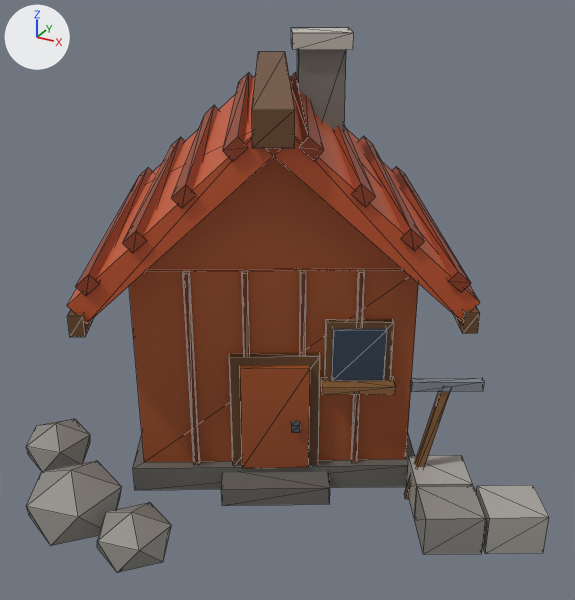
What one commit did to the glTF model art/models/building_5.glb.
The view is the same before and after, from a 50 mm lens placed at (0.612, -1.066, 0.755), pointed at (0.056, -0.056, 0.25). Lighting does not change. The marker at upper left points along +X, +Y and +Z. The first picture is the older version. Mesh edges are drawn as thin lines. Vertices at exactly the same position are counted once.

Names of what the first picture shows: 'building_5'.
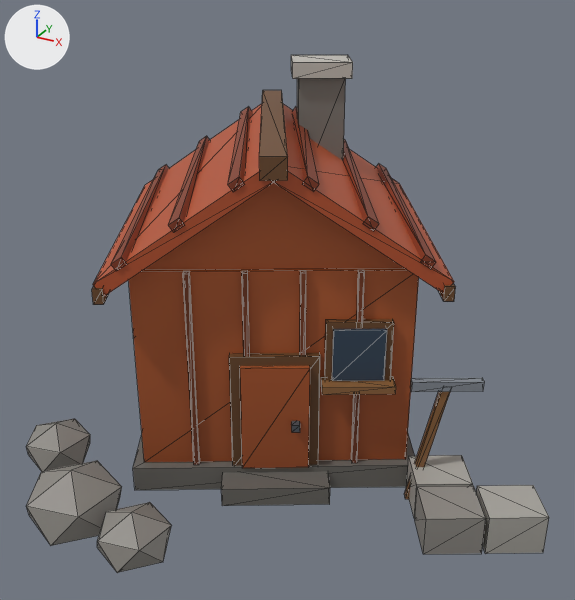
Pixel boxes (x1, y1, x2, y2) of what changed, in the pictures (575 x 600 px; the box of a moved part takes in the faces that stretch with it):
'building_5', reshaped: before (26, 27, 549, 573); after (26, 55, 549, 573)
part 1 of me_building_5, moved or reshaped: before (291, 27, 354, 50); after (291, 55, 353, 79)
part 2 of me_building_5, rebuilt (14% narrower, 22% shorter): before (269, 76, 480, 320); after (273, 104, 454, 294)
part 3 of me_building_5, rebuilt (32% narrower, 17% shorter): before (123, 137, 185, 253); after (168, 136, 210, 232)
part 4 of me_building_5, rebuilt (24% narrower, 17% shorter): before (392, 166, 471, 293); after (376, 164, 436, 269)
part 5 of me_building_5, rebuilt: before (453, 307, 480, 334); after (438, 283, 455, 302)
part 6 of me_building_5, rebuilt (47% narrower, 17% shorter): before (172, 105, 218, 208); after (228, 107, 252, 192)
part 7 of me_building_5, rebuilt: before (67, 310, 94, 337); after (92, 286, 109, 305)
part 8 of me_building_5, rebuilt: before (359, 136, 424, 251); after (343, 140, 379, 231)
part 9 of me_building_5, rebuilt (15% narrower, 23% shorter): before (67, 75, 281, 324); after (93, 104, 275, 296)
part 10 of me_building_5, rebuilt (23% narrower, 17% shorter): before (76, 168, 152, 296); after (111, 165, 169, 271)
part 11 of me_building_5, rebuilt: before (334, 125, 375, 207); after (293, 107, 319, 192)
part 12 of me_building_5, deleted (brown): before (223, 73, 253, 161)
part 13 of me_building_5, reshaped: before (147, 50, 402, 270); after (144, 78, 404, 270)

The edits, one by one:
me_building_5 is used by ob_building_5; location (0.0, 0.0, 0.0).
me_building_5 had 362 vertices, 548 faces and spanned x -0.374..0.504, y -0.438..0.377, z -0.056..0.637.
me_building_5 now has 346 vertices, 524 faces and spans x -0.335..0.504, y -0.438..0.338, z -0.056..0.593.
me_building_5 part 1: the loose piece of 8 vertices spanning x -0.056..0.074, y 0.079..0.209, z 0.612..0.637 is moved by (0.0, 0.0, -0.044).
me_building_5 part 2: the loose piece of 8 vertices spanning x -0.145..0.37, y -0.24..0.37, z 0.302..0.563 is rebuilt with 8 vertices and now spans x -0.128..0.331, y -0.215..0.333, z 0.33..0.508.
me_building_5 part 3: the loose piece of 8 vertices spanning x -0.303..-0.002, y -0.334..0.158, z 0.403..0.433 is rebuilt with 8 vertices and now spans x -0.241..0.024, y -0.282..0.157, z 0.421..0.441.
me_building_5 part 4: the loose piece of 8 vertices spanning x 0.058..0.359, y -0.125..0.366, z 0.345..0.375 is rebuilt with 8 vertices and now spans x 0.044..0.309, y -0.117..0.321, z 0.367..0.387.
me_building_5 part 5: the loose piece of 8 vertices spanning x 0.077..0.374, y -0.117..0.377, z 0.288..0.318 is rebuilt with 8 vertices and now spans x 0.072..0.335, y -0.103..0.338, z 0.321..0.343.
me_building_5 part 6: the loose piece of 8 vertices spanning x -0.247..0.055, y -0.301..0.19, z 0.462..0.492 is rebuilt with 8 vertices and now spans x -0.174..0.092, y -0.243..0.196, z 0.474..0.494.
me_building_5 part 7: the loose piece of 8 vertices spanning x -0.374..-0.077, y -0.377..0.117, z 0.288..0.318 is rebuilt with 8 vertices and now spans x -0.335..-0.072, y -0.338..0.103, z 0.321..0.343.
me_building_5 part 8: the loose piece of 8 vertices spanning x 0.002..0.303, y -0.158..0.334, z 0.403..0.433 is rebuilt with 8 vertices and now spans x -0.024..0.241, y -0.157..0.282, z 0.421..0.441.
me_building_5 part 9: the loose piece of 8 vertices spanning x -0.37..0.145, y -0.37..0.24, z 0.302..0.563 is rebuilt with 8 vertices and now spans x -0.331..0.128, y -0.333..0.215, z 0.33..0.508.
me_building_5 part 10: the loose piece of 8 vertices spanning x -0.359..-0.058, y -0.366..0.125, z 0.345..0.375 is rebuilt with 8 vertices and now spans x -0.309..-0.044, y -0.321..0.117, z 0.367..0.387.
me_building_5 part 11: the loose piece of 8 vertices spanning x -0.055..0.247, y -0.19..0.301, z 0.462..0.492 is rebuilt with 8 vertices and now spans x -0.092..0.174, y -0.196..0.243, z 0.474..0.494.
me_building_5 part 12: the loose piece of 8 vertices spanning x -0.19..0.111, y -0.269..0.223, z 0.52..0.55 is deleted.
Part 13, on me_building_5:
16 vertices are removed from x -0.167..0.19, y -0.264..0.269, z 0.52..0.584.
24 faces are deleted.
6 vertices in x -0.103..0.103, y -0.178..0.195, z 0.532..0.612 move by (0.0, 0.0, -0.044).
8 vertices are added at x -0.143..0.143, y -0.23..0.23, z 0.491..0.521.
12 new faces join them.
